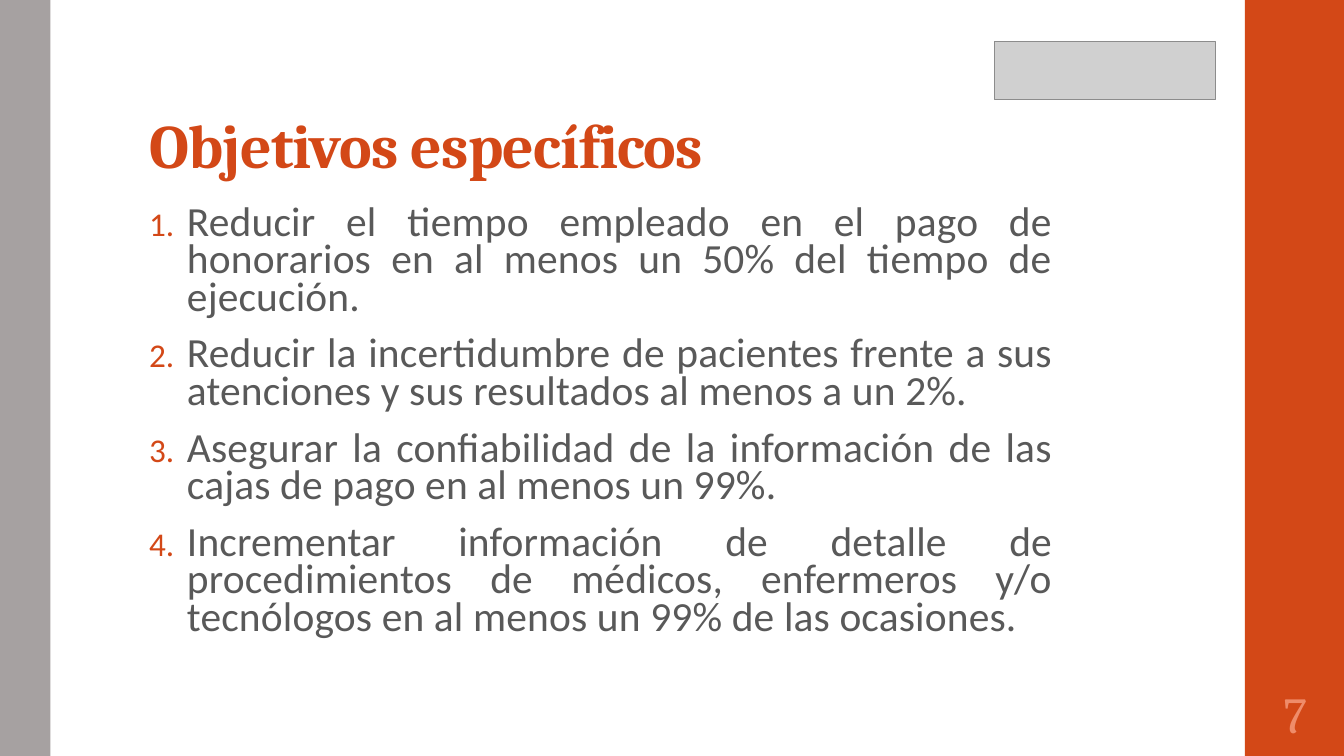
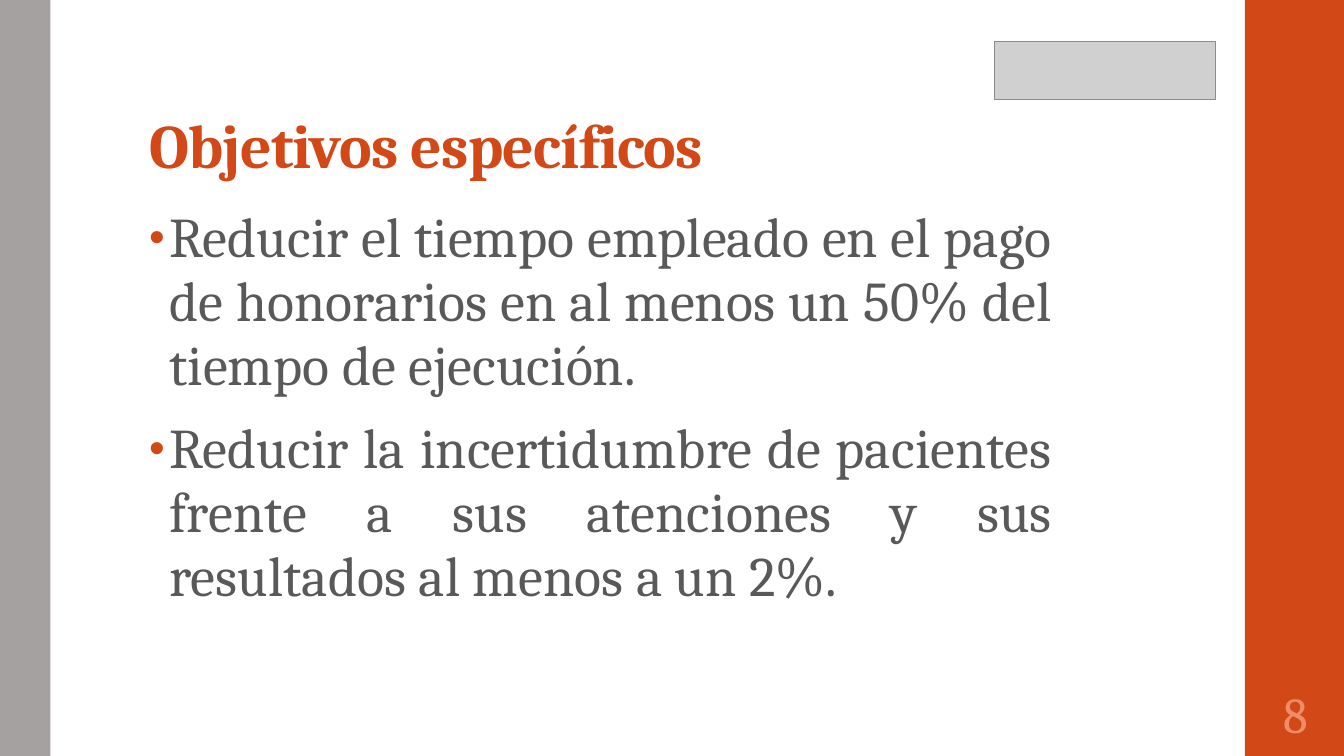
Before and after one commit to portafolio2016/hipocrates, a slide deck: slide 9 of presentación segunda iteración.pptx (slide 8 before the commit). Drawn at 1344x756 pixels with LibreOffice and Linux fonts; fonts in the diff are those of the drawing; grey boxes stand for pictures. Boxes give left, top, right and bottom in pixels: in the first picture for what was removed or moved away, otherwise in the second. Text is boxed around its words. In the diff, an @@ line names an element or a change of style, - is before the commit and + after.

```diff
--- a/presentación segunda iteración.pptx
+++ b/presentación segunda iteración.pptx
@@ text "Reducir el tiempo empleado en ..." at [169, 218, 1052, 599]: size 29.6 to 40 pt, font Calibri to Cambria; bullet 1. to •; line spacing 0.75 to 0.95 @@
@@ text at [187, 433, 1052, 638]: paragraphs removed @@
-3. Asegurar la confiabilidad de la información de las cajas de pago en al menos un 99%.
-4. Incrementar información de detalle de procedimientos de médicos, enfermeros y/o tecnólogos en al menos un 99% de las ocasiones.
@@ page number at [1283, 699, 1307, 733]: text changed @@
-7
+8
```
Also in this commit, not shown: 9 other slides changed, 2 slides added, 1 slide removed, 1 other file.
